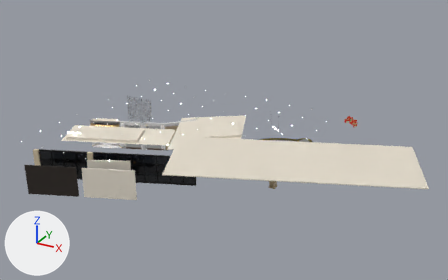
The glTF model demo/data/mt31c/000.glb: old version first, new version second.
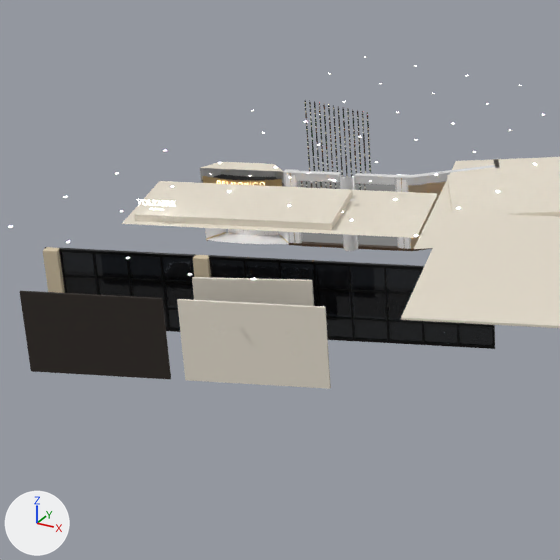
Old and new are each drawn whole from a camera (50 mm lens) standing at (64.2, -53.2, 32.2) and looking at (33.4, 2.9, 4.2) and again close up on the part from 4% to 49% of the width and 21% to 94% of the height. The axes (+X, +Y, +Z) are drawn at lower left. The lights are the same throughout. The last two pictures show the newer version. Where no turn or scale is listed for an object, it has been applied to the vertices. Vertices at exactly the same position are counted once.

The older version as bpy lines, for what is in view:
```python
me_cl_ee_ceilfill_002 = bpy.data.meshes.new('cl_ee_ceilfill.002')
me_cl_ee_ceilfill_002.from_pydata(...)  # 56 vertices, 108 faces; spans x -13.1..13.1, y -8.9..8.9, z 0.0
me_cl_ee_ceilfill_002.materials.append(mat_rr_del_cream)  # pale yellow #e7dfce
me_fld_fe_001 = bpy.data.meshes.new('fld_FE.001')
me_fld_fe_001.from_pydata(...)  # 4 vertices, 2 faces; spans x -4.32..4.32, y -3.03..3.03, z 0.0
me_fld_fe_001.materials.append(mat_rr_del_field)
# before: 0 (-4.32, 0.01, 0.0), 1 (3.08, 3.03, 0.0), 2 (4.32, -0.01, 0.0), 3 (-3.08, -3.03, 0.0)
me_tray_fe_001 = bpy.data.meshes.new('tray_FE.001')
me_tray_fe_001.from_pydata(...)  # 8 vertices, 10 faces; spans x -4.56..4.56, y -3.27..3.27, z -0.15..0.15
me_tray_fe_001.materials.append(mat_rr_del_cream)  # pale yellow #e7dfce
me_tray_fe_lip_001 = bpy.data.meshes.new('tray_FE_lip.001')
me_tray_fe_lip_001.from_pydata(...)  # 8 vertices, 8 faces; spans x -4.69..4.69, y -3.4..3.4, z 0.0
me_tray_fe_lip_001.materials.append(mat_rot_crown)  # white #f4eee2
me_tray_fe_patch_001 = bpy.data.meshes.new('tray_FE_patch.001')
me_tray_fe_patch_001.from_pydata(...)  # 8 vertices, 8 faces; spans x -6.63..6.63, y -4.52..4.52, z 0.0
me_tray_fe_patch_001.materials.append(mat_rr_del_cream)  # pale yellow #e7dfce
ob_n00458 = bpy.data.objects.new('n00458', me_tray_fe_patch_001)
ob_n00458.location = (21.31, -0.52, 3.57)
ob_n00459 = bpy.data.objects.new('n00459', me_tray_fe_001)
ob_n00459.location = (19.92, -1.27, 3.72)
ob_n00461 = bpy.data.objects.new('n00461', me_tray_fe_lip_001)
ob_n00461.location = (19.92, -1.27, 3.54)
ob_n00466 = bpy.data.objects.new('n00466', me_fld_fe_001)
ob_n00466.location = (19.92, -1.27, 0.04)
ob_n00513 = bpy.data.objects.new('n00513', me_cl_ee_ceilfill_002)
ob_n00513.location = (43.38, -1.09, 5.6)
# also in view: 'n00483' at (19.9, -10.5, 1.7); 'n00471' at (15.6, -8.1, 1.7); 'n00489' at (24.4, -6.4, 1.7); 'n00415' at (17.0, 2.4, 0.1); 'n00487' at (29.4, -2.3, 2.2)
```
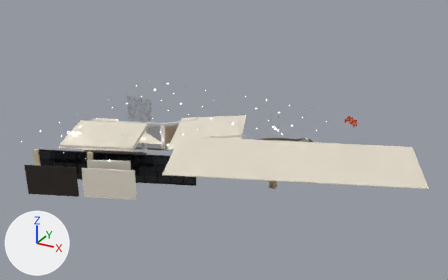
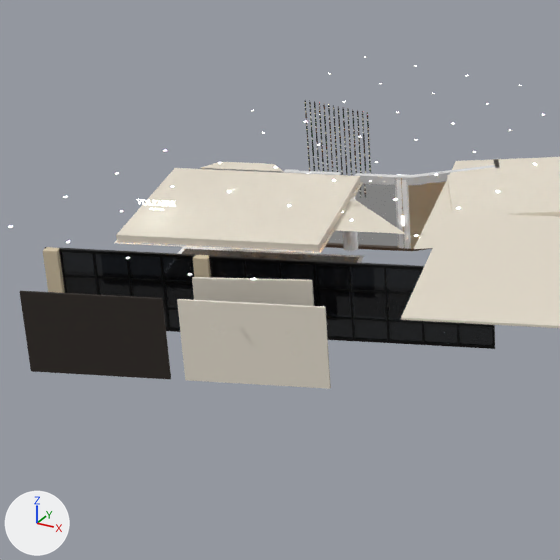
Pixel boxes [x1, y1, x2, y2] of what changed, in the close-ups (560 x 560 px):
'n00459', reshaped (12% wider, 70% taller)
    before: [134, 181, 352, 230]
    after: [116, 168, 360, 252]
'n00458', reshaped (76% narrower, 34% shorter)
    before: [122, 181, 437, 238]
    after: [332, 197, 406, 234]
'n00466', reshaped (not visible before)
    after: [182, 249, 359, 263]
'n00461', reshaped (not visible before)
    after: [114, 182, 363, 253]
'n00442', unchanged, uncovered by the edit
    both: [408, 182, 446, 249]

The change, as a list of edits to the scene's bpy script:
```text
Change me_tray_fe_patch_001:
    used by ob_n00458; location = (21.31, -0.52, 3.57)
    remove me_tray_fe_patch_001.from_pydata(...)  # 8 vertices, 8 faces; spans x -6.63..6.63, y -4.52..4.52, z 0.0
    add me_tray_fe_patch_001.from_pydata(...)  # 16 vertices, 19 faces; spans x 1.83..6.03, y -0.87..2.39, z 0.0
    me_tray_fe_patch_001 part 1
    7 vertices are removed from x -6.63..6.63, y -4.52..4.52, z 0.0
    8 faces are deleted
    15 vertices are added at x 1.83..6.03, y -0.87..2.39, z 0.0
    19 new faces join them
Change me_tray_fe_001:
    used by ob_n00459; location = (19.92, -1.27, 3.72)
    remove me_tray_fe_001.from_pydata(...)  # 8 vertices, 10 faces; spans x -4.56..4.56, y -3.27..3.27, z -0.15..0.15
    add me_tray_fe_001.from_pydata(...)  # 8 vertices, 10 faces; spans x -5.14..5.35, y -5.22..4.71, z -0.15..0.15
    me_tray_fe_001 part 2: the whole mesh is rebuilt
Change me_tray_fe_lip_001:
    used by ob_n00461; location = (19.92, -1.27, 3.54)
    remove me_tray_fe_lip_001.from_pydata(...)  # 8 vertices, 8 faces; spans x -4.69..4.69, y -3.4..3.4, z 0.0
    add me_tray_fe_lip_001.from_pydata(...)  # 8 vertices, 8 faces; spans x -5.27..5.48, y -5.35..4.84, z 0.0
    me_tray_fe_lip_001 part 3: the whole mesh is rebuilt
Change me_fld_fe_001:
    used by ob_n00466; location = (19.92, -1.27, 0.04)
    verts and faces of me_fld_fe_001; kept vertices keep their numbers, new ones are numbered from 4
    remove me_fld_fe_001.from_pydata(...)  # 4 vertices, 2 faces; spans x -4.32..4.32, y -3.03..3.03, z 0.0
    add me_fld_fe_001.from_pydata(...)  # 4 vertices, 2 faces; spans x -4.91..5.12, y -4.98..4.47, z 0.0
    me_fld_fe_001 part 4
    add delete_vertices([*range(0, 4)])  # with the faces that use them
    add verts[4] = (-4.91, 1.45, 0.0)  # pixel (185, 248)
    add verts[5] = (-2.28, -4.98, 0.0)
    add verts[6] = (2.49, 4.47, 0.0)  # pixel (359, 257)
    add verts[7] = (5.12, -1.96, 0.0)
    add faces += [(4, 6, 7), (4, 7, 5)]
```
